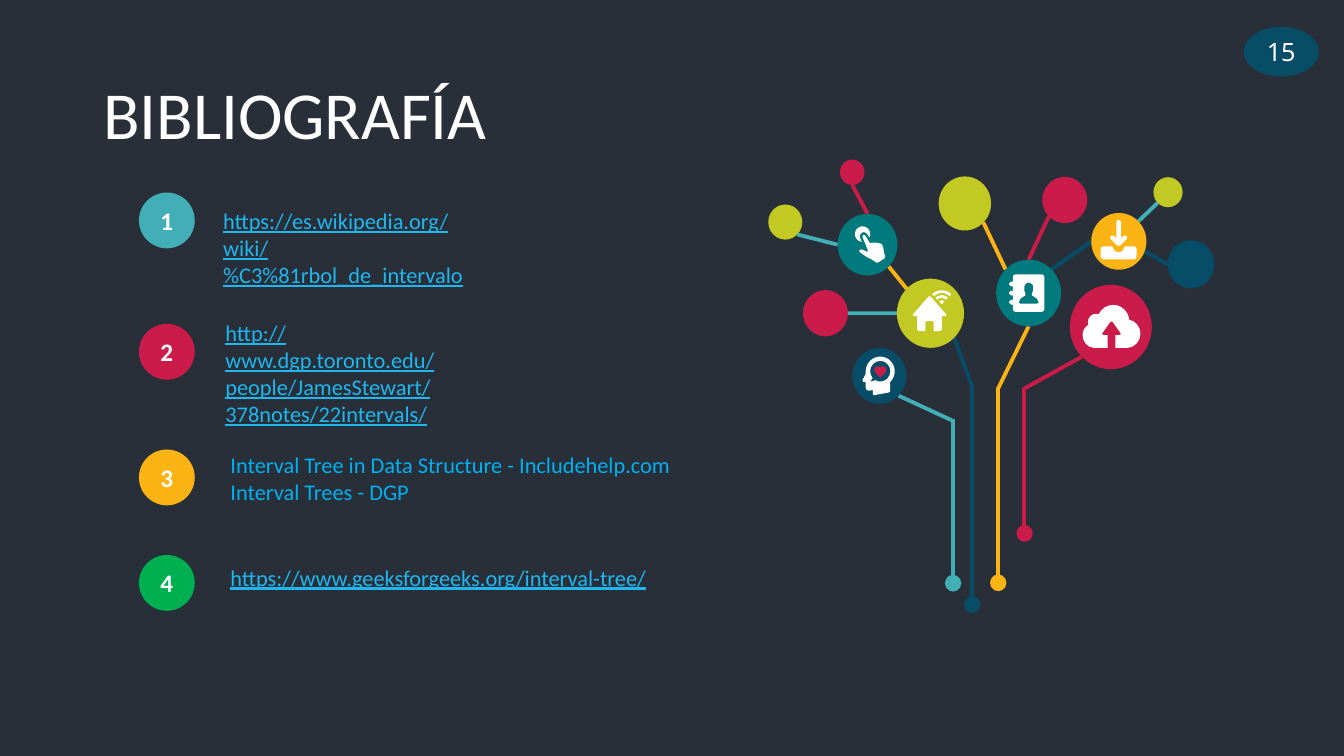
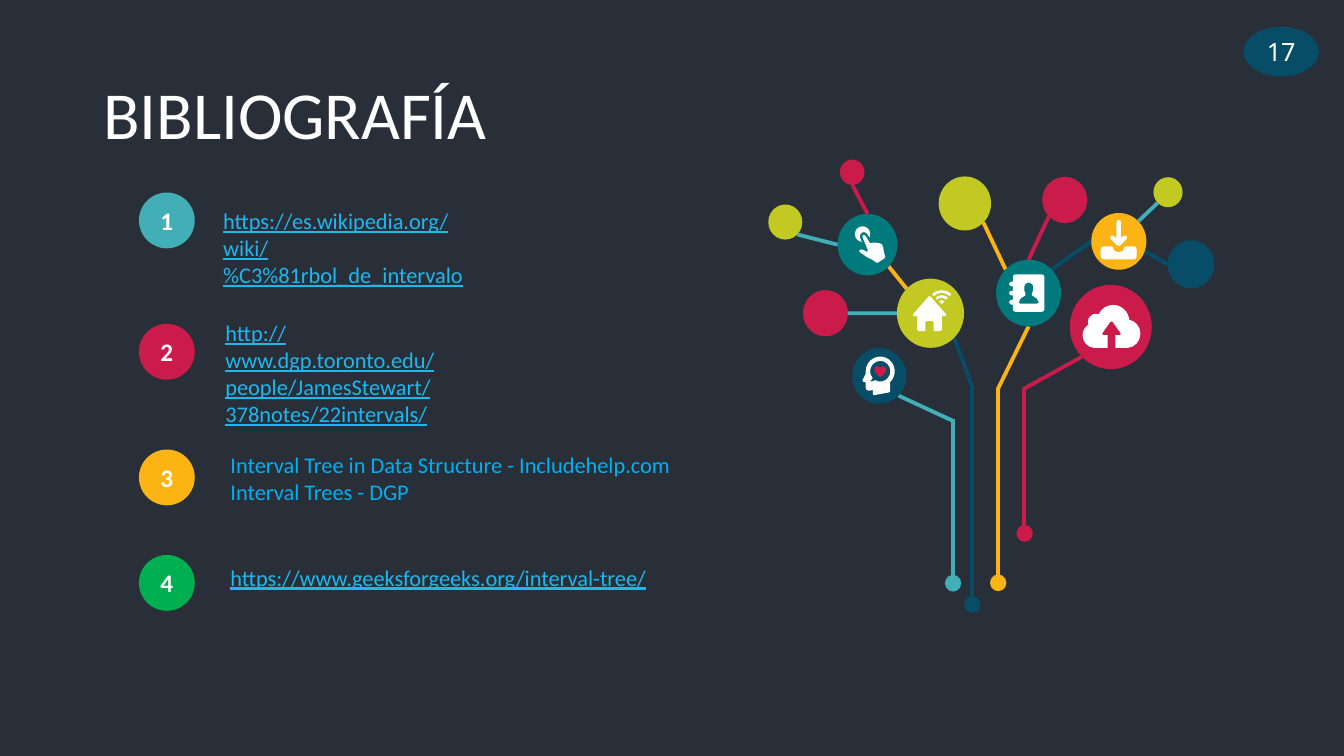
Before and after one commit to ElvisMinayaM/INTERVAL-TREE, a slide deck: slide 17 of INTERVAL TREE.pptx (slide 16 before the commit). Drawn at 1344x756 pixels with LibreOffice and Linux fonts; fonts in the diff are those of the drawing. Boxes give left, top, right and bottom in pixels: in the first picture for what was removed or moved away, otherwise in the second. Text is boxed around its words. In the diff, an @@ line names an element or a change of style, - is before the commit and + after.

```diff
--- a/INTERVAL TREE.pptx
+++ b/INTERVAL TREE.pptx
@@ text in ellipse at (x1=1267, y1=43, x2=1296, y2=61): text changed @@
-15
+17
```
Also in this commit, not shown: 2 other slides changed, 1 slide added.
